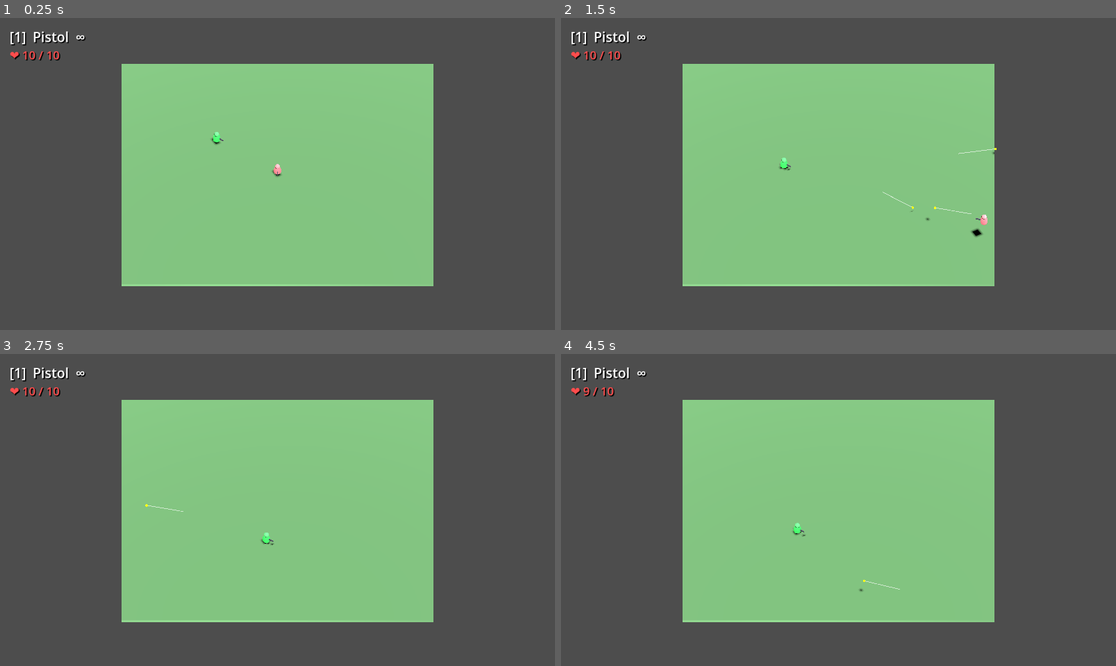
Above: before the commit, frames 1-4 (two rows, left to right).
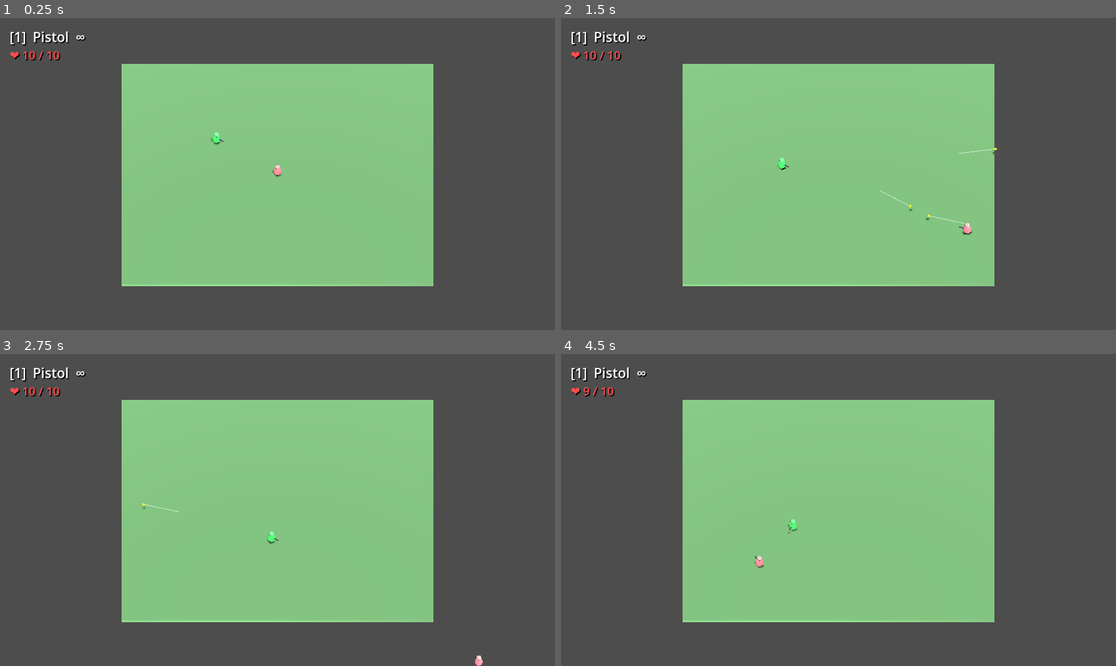
Above: after the commit, the same moments.

Repository: Dearaurora/ChaosGun-Portfolio
Game: Godot game, scene res://scenes/maps/demo_arena.tscn
Two runs of this game, one before a commit and one after it. Both use one fixed random seed, a clock stepped at 60 frames per second and the inputs below.
Inputs (mouse positions are in pixels of both pictures, inside the frame that each line leads up to):
- Up to frame 1 (0.25 s): no input
- Up to frame 2 (1.5 s): tap Enter at 0.5 s; move the mouse to (960, 158) at 0.52 s; hold D (move_right) 0.53-1.28 s; tap Space (jump) at 0.6, 0.77, 1.07 s; click (960, 158) at 0.67 s; move the mouse to (727, 189) at 1.27 s; hold S (move_backward) from 1.28 s (still down); click (727, 189) at 1.35 s
- Up to frame 3 (2.75 s): tap Space (jump) at 1.52, 1.55, 1.82, 2.3 s; move the mouse to (333, 441) at 2.02 s; release S (move_backward) at 2.03 s; hold D (move_right) from 2.03 s (still down); tap Mouse wheel up (weapon_cycle) at 2.1 s
- Up to frame 4 (4.5 s): move the mouse to (810, 572) at 2.77 s; release D (move_right) at 2.78 s; hold W (move_forward) 2.78-3.53 s; tap 1 (weapon_slot_1) at 2.85 s; click (810, 572) at 2.92 s; tap Space (jump) at 3.02, 3.05, 3.32, 3.77, 3.8, 4.07 s; move the mouse to (1005, 556) at 3.52 s; hold A (move_left) from 3.53 s (still down); tap 2 (weapon_slot_2) at 3.6 s; move the mouse to (672, 463) at 4.27 s; tap Tab at 4.35 s

The runs differ from the first frame. In frame 1, less than 0.1% of the frame differs, in the area x 38-51%, y 36-51%; in frame 2, 0.2%, in the area x 39-79%, y 41-71%; in frame 3, 0.1%; in frame 4, 0.2%.

Commit message:
跳修正。之前问题不在你那边，在我这边调错参数了。现在可以正常用

Diff:
--- a/project.godot
+++ b/project.godot
@@ -21,7 +21,7 @@
 
 [autoload]
 
-GameConfig="*res://scripts/globals/game_config.gd"
+GameConfig="*res://scenes/globals/game_config.tscn"
 
 [dotnet]
 
--- /dev/null
+++ b/scenes/globals/game_config.tscn
@@ -0,0 +1,6 @@
+[gd_scene format=3 uid="uid://5sd53w6ixmup"]
+
+[ext_resource type="Script" uid="uid://dktgo601qeefb" path="res://scripts/globals/game_config.gd" id="1_cfg"]
+
+[node name="GameConfig" type="Node" unique_id=1657733542]
+script = ExtResource("1_cfg")
--- a/scripts/globals/game_config.gd
+++ b/scripts/globals/game_config.gd
@@ -1,19 +1,20 @@
 extends Node
 
-# 该类通过 project.godot 设置为 AutoLoad 单例，可以通过 GameConfig 访问。
-# 由于直接挂在全球节点，我们既可以用 `var`，为了直接通过类名作为脚本内静态访问，
-# 使用 `static var` 和 `const`。其实在 Godot 4 中只要有了 class_name，即使不 AutoLoad 也可以直接访问静态变量。
-# 但为了后续如果需要添加信号或处理逻辑，注册为 AutoLoad 会更为灵活。
+# 该类通过 project.godot 设置为 AutoLoad 单例（加载 .tscn 场景），
+# 可以通过 GameConfig 访问。所有参数使用 @export 暴露到 Inspector 面板，
+# 在编辑器中选中 game_config.tscn 的根节点即可直接调整数值。
 
 # 地图参数
-static var map_half_size: float = 50.0
-static var fall_threshold: float = -10.0
+@export_group("地图")
+@export var map_half_size: float = 50.0
+@export var fall_threshold: float = -60.0
 
 # 生命与复活系统
-static var default_lives: int = 10
-static var respawn_delay: float = 3.0
-static var invincible_duration: float = 3.0
-static var respawn_points: Array[Vector3] = [
+@export_group("生命与复活")
+@export var default_lives: int = 10
+@export var respawn_delay: float = 1.0
+@export var invincible_duration: float = 3.0
+@export var respawn_points: Array[Vector3] = [
 	Vector3(25, 0.5, 25),
 	Vector3(-25, 0.5, 25),
 	Vector3(25, 0.5, -25),
@@ -21,7 +22,17 @@
 ]
 
 # 武器刷新控制
-static var weapon_initial_delay: float = 20.0
-static var weapon_stay_duration: float = 30.0
-static var weapon_respawn_cooldown: float = 10.0
-static var weapon_spawn_margin: float = 10.0
+@export_group("武器刷新")
+@export var weapon_initial_delay: float = 20.0
+@export var weapon_stay_duration: float = 30.0
+@export var weapon_respawn_cooldown: float = 10.0
+@export var weapon_spawn_margin: float = 10.0
+
+# 角色物理参数
+@export_group("角色物理")
+@export var character_speed: float = 180.0
+@export var character_horizontal_damp: float = 5.0
+@export var character_air_horizontal_damp: float = 1.0
+@export var character_gravity_scale: float = 8
+@export var character_jump_impulse: float = 20.0
+@export var character_air_control_multiplier: float = 0.2
--- a/scripts/player/ai_character.gd
+++ b/scripts/player/ai_character.gd
@@ -23,6 +23,7 @@
 var _fire_cooldown_ai: float = 0.0    # AI 自己的开火节奏控制
 
 func _ready() -> void:
+	super._ready()
 	_pick_patrol_dest()
 
 
@@ -57,7 +58,7 @@
 
 	# --- 应用移动 ---
 	if move_dir.length() > 0.1:
-		apply_central_force(move_dir.normalized() * speed)
+		apply_central_force(move_dir.normalized() * GameConfig.character_speed)
 
 # ============================================================
 #  FSM 状态切换
@@ -121,7 +122,7 @@
 	var to_target = _target.global_position - global_position
 	to_target.y = 0
 	_face_direction(to_target.normalized())
-	return to_target.normalized() * speed
+	return to_target.normalized() * GameConfig.character_speed
 
 func _do_shoot(delta: float) -> Vector3:
 	if not _target or not is_instance_valid(_target):
@@ -152,7 +153,7 @@
 	var to_center = -global_position
 	to_center.y = 0
 	_face_direction(to_center.normalized())
-	return to_center.normalized() * speed
+	return to_center.normalized() * GameConfig.character_speed
 
 func _respawn() -> void:
 	super._respawn()
@@ -162,10 +163,18 @@
 # ============================================================
 #  辅助方法
 # ============================================================
+var _ai_target_look_basis: Basis
+
 func _face_direction(dir: Vector3) -> void:
 	if dir.length_squared() < 0.01: return
-	var target_basis = Basis.looking_at(dir, Vector3.UP)
-	transform.basis = transform.basis.slerp(target_basis, 0.3)
+	_ai_target_look_basis = Basis.looking_at(dir, Vector3.UP)
+
+func _integrate_forces(state: PhysicsDirectBodyState3D) -> void:
+	super._integrate_forces(state)
+	if _ai_target_look_basis != Basis():
+		var t = state.transform
+		t.basis = t.basis.slerp(_ai_target_look_basis, 0.3).orthonormalized()
+		state.transform = t
 
 func _find_target() -> void:
 	# 如果当前目标是拾取物且已被捡走，重新找玩家
--- a/scripts/player/base_character.gd
+++ b/scripts/player/base_character.gd
@@ -1,12 +1,5 @@
 extends RigidBody3D
 class_name BaseCharacter
-
-@export var speed: float = 180.0             # 水平推力
-@export var horizontal_damp: float = 5.0     # 水平阻尼系数（只影响水平X/Z，保留自由坠落Y）
-@export var air_horizontal_damp: float = 1.0 # 空中水平阻尼（比地面小，保持前冲动量）
-@export var fall_gravity_scale: float = 1000.0  # 增加默认重力倍数，使得掉落更迅速干脆
-@export var jump_impulse: float = 14.0       # 配合高重力增加的跳跃冲量
-@export var air_control_multiplier: float = 0.2 # 空中移动推力系数
 
 @onready var weapon_point: Marker3D = get_node_or_null("WeaponPoint")
 @onready var weapon_manager: WeaponManager = get_node_or_null("WeaponManager")
@@ -24,7 +17,12 @@
 var _jump_cooldown: float = 0.0
 
 func _ready() -> void:
-	gravity_scale = fall_gravity_scale
+	gravity_scale = GameConfig.character_gravity_scale
+	# 禁用接触摩擦，水平减速完全由 horizontal_damp 控制，
+	# 避免高重力下法向力过大导致角色走不动。
+	var mat = PhysicsMaterial.new()
+	mat.friction = 0.0
+	physics_material_override = mat
 
 func _base_process(delta: float) -> void:
 	# 复活倒计时
@@ -50,12 +48,12 @@
 
 func _integrate_forces(state: PhysicsDirectBodyState3D) -> void:
 	# 模拟全局阻尼，但仅作用于水平面（X/Z）
-	var current_damp = horizontal_damp if is_on_floor() else air_horizontal_damp
+	var current_damp = GameConfig.character_horizontal_damp if is_on_floor() else GameConfig.character_air_horizontal_damp
 	if current_damp > 0.0:
 		var current_vel = state.linear_velocity
 		var h_vel = Vector3(current_vel.x, 0, current_vel.z)
 		# 阻力反向于运动方向，与其速度和阻尼系数成正比
-		var damping_force = -h_vel * current_damp * mass
+		var damping_force = - h_vel * current_damp * mass
 		apply_central_force(damping_force)
 
 func is_on_floor() -> bool:
@@ -68,13 +66,13 @@
 	query.shape = shape
 	# 角色原点在脚底，将球体放置在上方 0.9 处，那么它下探的最低点可以到达脚底 0.1 处，深入地面
 	query.transform = Transform3D(Basis(), global_position + Vector3.UP * 0.9)
-	query.exclude = [self.get_rid()]
+	query.exclude = [ self.get_rid()]
 	var result = space_state.intersect_shape(query, 1)
 	return result.size() > 0
 
 func jump() -> void:
 	if is_on_floor():
-		apply_central_impulse(Vector3.UP * jump_impulse)
+		apply_central_impulse(Vector3.UP * GameConfig.character_jump_impulse)
 		_jump_cooldown = 0.2
 
 func _check_fall() -> void:
--- a/scripts/player/player_character.gd
+++ b/scripts/player/player_character.gd
@@ -6,6 +6,7 @@
 
 
 func _ready() -> void:
+	super._ready()
 	if weapon_manager:
 		weapon_manager.weapon_dropped.connect(_on_weapon_dropped)
 
@@ -24,7 +25,7 @@
 	var input_dir := Input.get_vector("move_left", "move_right", "move_forward", "move_backward")
 	var direction := Vector3(input_dir.x, 0, input_dir.y).normalized()
 
-	var current_speed = speed if is_on_floor() else speed * air_control_multiplier
+	var current_speed = GameConfig.character_speed if is_on_floor() else GameConfig.character_speed * GameConfig.character_air_control_multiplier
 
 	if direction.length() > 0.1:
 		apply_central_force(direction * current_speed)
